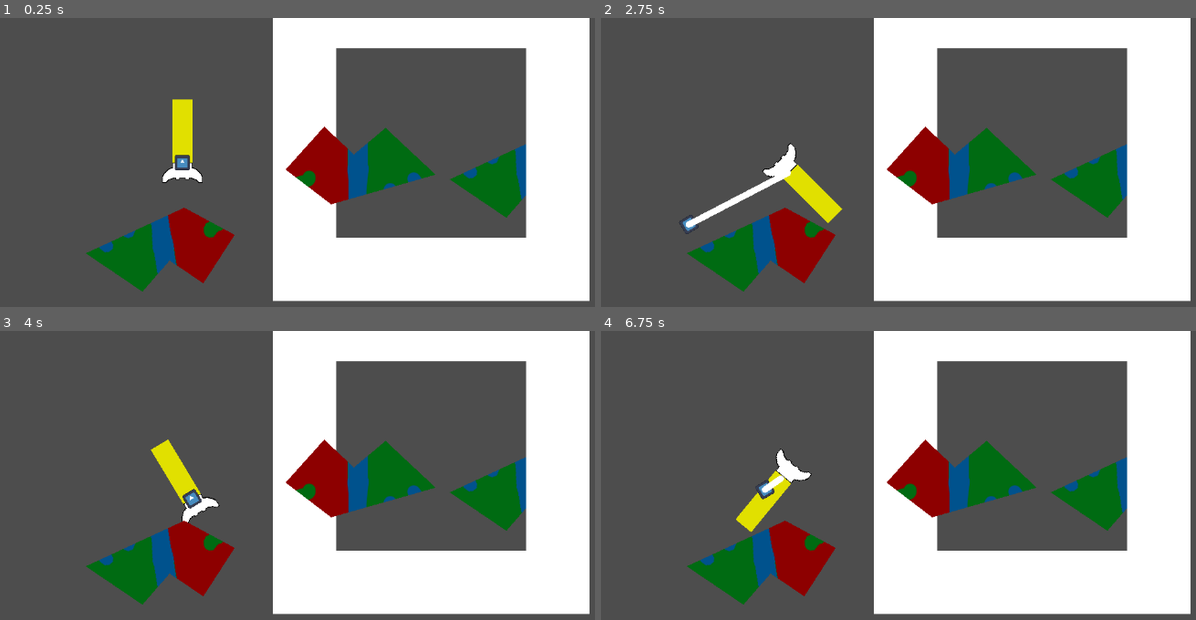
Above: before the commit, frames 1-4 (two rows, left to right).
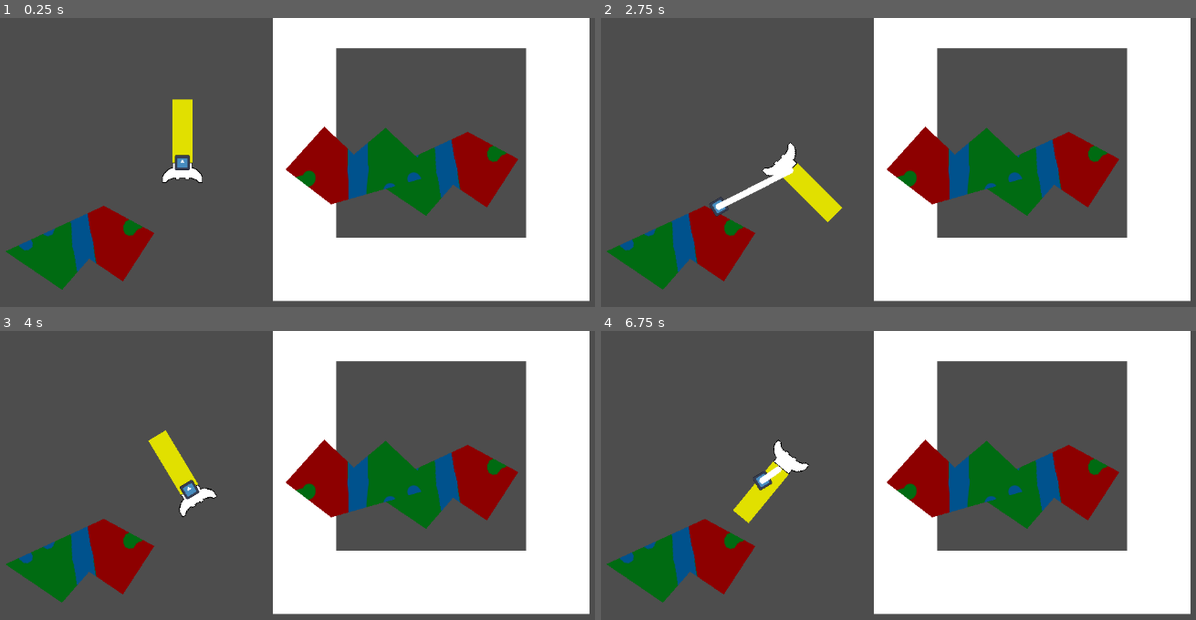
Above: after the commit, the same moments.

Repository: CWmain/SpaceJunkGame
Game: Godot game, scene res://Objects/Test_Scene.tscn
Same seed, same stepped clock (60 frames per second), same inputs: the game is played once before the commit and once after it. The engine's default icon, where the game draws it, is replaced by a stand-in: a white triangle on a blue panel in a dark square.
Inputs (mouse positions are in pixels of both pictures, inside the frame that each line leads up to):
- Up to frame 1 (0.25 s): no input
- Up to frame 2 (2.75 s): tap Enter at 0.5 s; move the mouse to (1011, 202) at 0.52 s; hold D (TurnRight) 0.53-2.03 s; click (1011, 202) at 0.6 s; tap W (Accelerate) at 0.77, 1.52 s; move the mouse to (708, 243) at 1.27 s; tap S (Stop) at 1.35 s; move the mouse to (928, 133) at 2.02 s; hold A (TurnLeft) from 2.03 s (still down); tap T (Tether) at 2.1 s
- Up to frame 3 (4 s): move the mouse to (214, 617) at 2.77 s; release A (TurnLeft) at 2.78 s; hold D (TurnRight) from 2.78 s (still down); click (214, 617) at 2.85 s; tap W (Accelerate) at 3.02, 3.77 s; move the mouse to (470, 596) at 3.52 s; hold S (Stop) from 3.53 s (still down)
- Up to frame 4 (6.75 s): move the mouse to (630, 475) at 4.27 s; release D (TurnRight) at 4.28 s; release S (Stop) at 4.28 s; hold A (TurnLeft) 4.28-5.03 s; tap T (Tether) at 4.35, 6.6 s; tap W (Accelerate) at 4.52, 6.02 s; move the mouse to (886, 536) at 5.02 s; hold D (TurnRight) 5.03-5.78 s; click (886, 536) at 5.1 s; move the mouse to (743, 432) at 5.77 s; hold A (TurnLeft) from 5.78 s (still down); tap S (Stop) at 5.85 s; move the mouse to (1011, 515) at 6.52 s

The runs differ from the first frame. In frame 1, 10% of the frame differs, in the area x 0-89%, y 39-95%; in frame 2, 11%; in frame 3, 11%; in frame 4, 12%, in the area x 0-89%, y 37-95%.

Commit message:
Implemented own custom color comparitor as issues arouse from the floating point numbers being rounded

Diff:
--- a/Objects/Test_Scene.tscn
+++ b/Objects/Test_Scene.tscn
@@ -29,7 +29,7 @@
 lock_rotation = true
 
 [node name="Asteroid" parent="." instance=ExtResource("4_tsibv")]
-position = Vector2(-114, 16)
+position = Vector2(-241, 13)
 rotation = 2.98446
 mass = 100.0
 
--- a/Objects/collection/collection.gd
+++ b/Objects/collection/collection.gd
@@ -4,6 +4,12 @@
 #TODO: Understand why the region has an odd offset
 var screenshotRegion = Rect2(135,165,300,300)
 
+#TODO: Update colour definitions when a new texture is made
+#region Asteroid Colors
+var red : Color = Color(0.5529, 0, 0, 1)
+var green : Color = Color(0, 0.4196, 0.0706, 1)
+var blue : Color = Color(0, 0.3216, 0.5529, 1)
+#endregion
 
 func _on_collection_hit_box_body_entered(body):
 	await RenderingServer.frame_post_draw
@@ -21,7 +27,32 @@
 		if dict[key] > 200:
 			print(key, ": ", dict[key])
 
+	var asteroidMakeUp: Dictionary = {"r":0,"g":0,"b":0}
+	for i in range(0,300):
+		for j in range(0,300):
+			var testColor : Color = myImage.get_pixel(i,j)
+			#print(red.r, " == ", testColor.r)
+			#print(testColor == red)
+			if (red.r8 == testColor.r8):
+				asteroidMakeUp["r"] += 1
+			if (testColor.is_equal_approx(green)):
+				asteroidMakeUp["g"] += 1
+			if (testColor.is_equal_approx(blue)):
+				asteroidMakeUp["b"] += 1
+
+	for key in asteroidMakeUp.keys():
+		print(key, ": ", asteroidMakeUp[key])
+
 	var screenshot = ImageTexture.create_from_image(myImage)
 	text_screen_shot.texture = screenshot
 
-	pass # Replace with function body.
+static func cmpColors(x: Color, y: Color) -> bool:
+	if (x.a8 != y.a8):
+		return false
+	if (x.r8 != y.r8):
+		return false
+	if (x.g8 != y.g8):
+		return false
+	if (x.b8 != y.b8):
+		return false
+	return true
